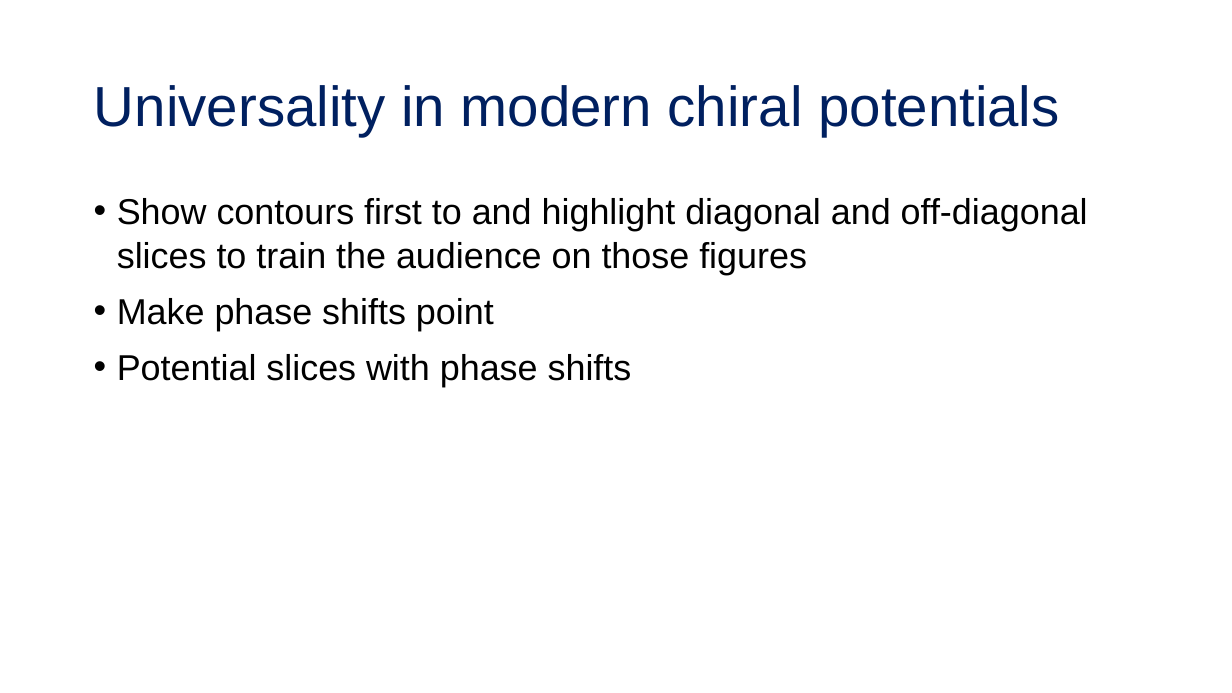
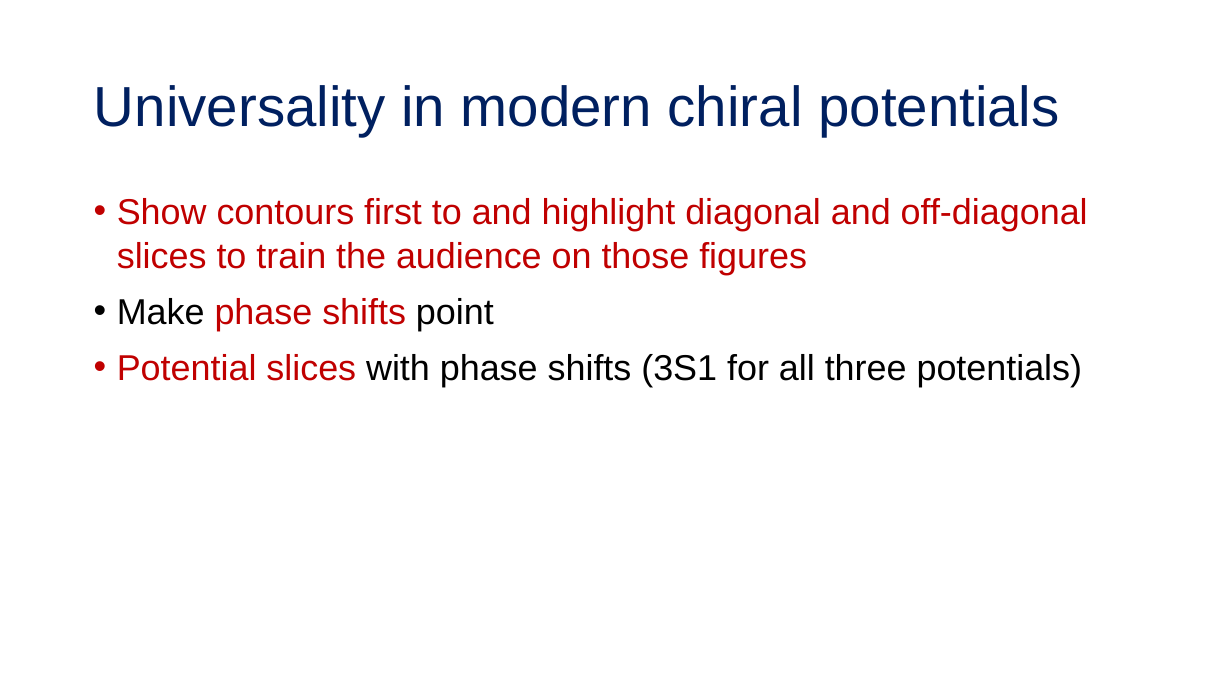
Before and after one commit to tropiano4/tropiano-srg, a slide deck: slide 7 of Presentations/DNP_October2019/tropiano_dnp_october2019.ppt. Drawn at 1232x693 pixels with LibreOffice and Linux fonts; fonts in the diff are those of the drawing. Boxes give left, top, right and bottom in pixels: in the first picture for what was removed or moved away, otherwise in the second. Text is boxed around its words. In the diff, an @@ line names an element or a change of style, - is before the commit and + after.

```diff
--- a/Presentations/DNP_October2019/tropiano_dnp_october2019.ppt
+++ b/Presentations/DNP_October2019/tropiano_dnp_october2019.ppt
@@ text at [117,198,1088,331]: text colour #000000 to #C00000 in "Show contours first to and highlight diagonal ...", "phase shifts"; bullet colour #000000 to #C00000 @@
@@ text at [117,354,1083,387]: text changed @@
-• Potential slices with phase shifts
+• Potential slices with phase shifts (3S1 for all three potentials)
```
Also in this commit, not shown: 9 other slides changed, 2 slides added, 1 slide removed, 2 other files.
